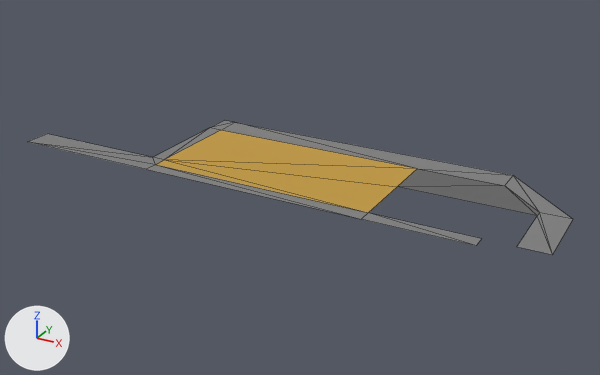
The glTF model assets/models/districts/real/roads_bus.glb, before and after one commit.
Rendered twice from a camera (50 mm lens) standing at (32.8, -166.6, 86.0) and looking at (-67.7, 16.2, -5.4). The axes (+X, +Y, +Z) are drawn at lower left. The lights are the same throughout. The first picture is the older version. Mesh edges are drawn as thin lines. Objects named as collision shapes, trigger or cutter boxes, shadow casters or lower levels of detail are left out. Vertices at exactly the same position are counted once.
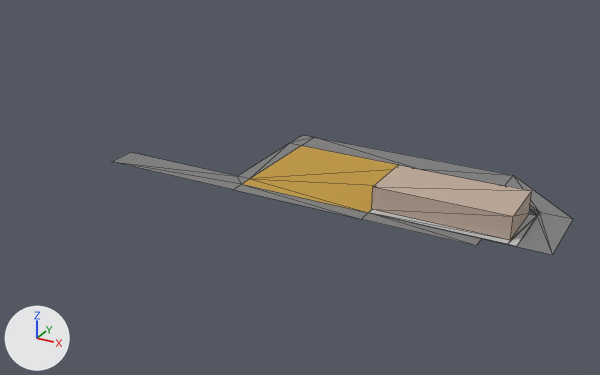
Changed parts and their boxes (x1, y1, x2, y2) in the pictures (600 x 375 px; the box of a moved part takes in the faces that stretch with it):
```json
{"object": "Plane", "change": "reshaped", "before": [28, 121, 573, 255], "after": [112, 135, 573, 255], "on screen": "15% narrower, 10% shorter"}
{"object": "Building", "change": "added", "after": [368, 165, 537, 246], "faces in mat_facade (beige #beaa9a)": [372, 165, 532, 240], "faces in mat_sidewalk (light grey #bfbfbf)": [368, 210, 537, 246]}
{"part": 1, "of": "me_plane", "change": "moved or reshaped", "before": [28, 121, 437, 214], "after": [112, 135, 437, 214]}
```

The change, as JSON lines over the scene's bpy script:
```json
{"op": "add", "block": "mat_sidewalk", "code": ["mat_sidewalk = principled_material('Sidewalk')", "mat_sidewalk.base_color = (0.521, 0.521, 0.521)  # light grey #bfbfbf", "mat_sidewalk.roughness = 1.0"]}
{"op": "add", "block": "mat_facade", "code": ["mat_facade = principled_material('Facade')", "mat_facade.base_color = (0.515, 0.402, 0.323)  # beige #beaa9a", "mat_facade.roughness = 1.0"]}
{"block": "me_plane", "where": "# used by ob_plane; location = (0.0, 0.0, 0.0)"}
{"op": "remove", "block": "me_plane", "code": "me_plane.from_pydata(...)  # 23 vertices, 27 faces; spans x -148.0..4.0, y -4.0..40.0, z 0.0"}
{"op": "add", "block": "me_plane", "code": "me_plane.from_pydata(...)  # 23 vertices, 27 faces; spans x -116.0..4.0, y -4.0..40.0, z 0.0"}
{"block": "me_plane", "change": "me_plane part 1: all 10 vertices in x -148.0..-104.0, y -4.0..40.0, z 0.0 are scaled about their middle by (0.907, 1, 1), then moved by (30.0, 0.0, 0.0)"}
{"op": "add", "block": "me_plane_001", "code": ["me_plane_001 = bpy.data.meshes.new('Plane.001')", "me_plane_001.from_pydata([(-32.0, 2.0, 0.0), (-32.0, 0.0, 0.0), (4.0, 0.0, 0.0), (2.0, 0.0, 0.1), (2.0, 2.0, 0.1), (-32.0, 2.0, 0.1), (-32.0, 0.0, 0.1), (4.0, 0.0, 0.1), (2.0, 18.0, 0.1), (4.0, 18.0, 0.1), (4.0, 18.0, 0.0), (2.0, 18.0, 0.0), (-32.0, 18.0, 0.1), (-32.0, 18.0, 0.0), (-32.0, 18.0, 6.1), (-32.0, 2.0, 6.1), (2.0, 18.0, 6.1), (2.0, 2.0, 6.1)], [], [(3, 7, 9), (9, 8, 4), (9, 4, 3), (6, 1, 2), (2, 7, 3), (2, 3, 6), (0, 1, 6), (0, 6, 5), (2, 10, 9), (2, 9, 7), (4, 5, 6), (4, 6, 3), (8, 9, 10), (8, 10, 11), (16, 14, 15), (16, 15, 17), (12, 8, 11), (12, 11, 13), (16, 8, 12), (16, 12, 14), (17, 15, 5), (17, 5, 4), (12, 5, 15), (12, 15, 14), (17, 4, 8), (17, 8, 16)])", "for i in [*range(14, 26)]: me_plane_001.polygons[i].material_index = 1", "me_plane_001.materials.append(mat_sidewalk)  # light grey #bfbfbf", "me_plane_001.materials.append(mat_facade)  # beige #beaa9a"]}
{"op": "add", "block": "ob_building", "code": ["ob_building = bpy.data.objects.new('Building', me_plane_001)", "ob_building.location = (-8.0, 0.0, 0.0)"]}
```
